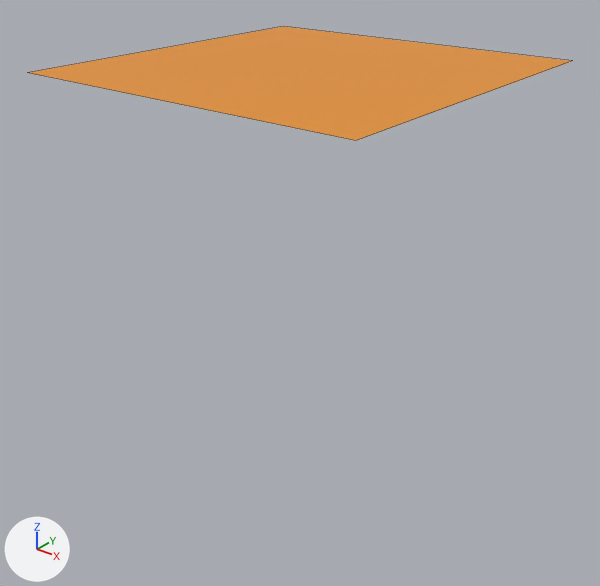
What one commit did to the Blender file scenes/lvl_0/saves/part_1x1_floor.blend.
Both versions are drawn from a 50 mm lens placed at (1.347, -1.721, 0.41), pointed at (0.018, -0.06, -0.62). Arrows for +X, +Y and +Z are at lower left; the lights stay in place. The picture after the commit comes second. Mesh edges are drawn as thin lines.
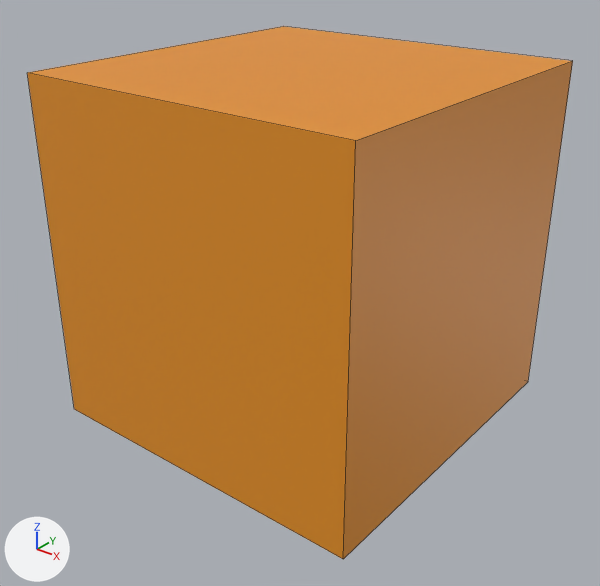
The change, as a diff of the scene's bpy script:
```diff
--- a/scenes/lvl_0/saves/part_1x1_floor.blend.py
+++ b/scenes/lvl_0/saves/part_1x1_floor.blend.py
@@ me_cube @@
 # used by ob_cube; location = (0.0, 0.0, 0.0)
 # verts and faces of me_cube; kept vertices keep their numbers, new ones are numbered from 4
 # before: 0 (0.5, 0.5, 0.0) at pixel (572, 60), 1 (0.5, -0.5, 0.0) at pixel (355, 140), 2 (-0.5, 0.5, 0.0) at pixel (283, 26), 3 (-0.5, -0.5, 0.0) at pixel (27, 72)
-me_cube.from_pydata(...)  # 4 vertices, 1 face; spans x -0.5..0.5, y -0.5..0.5, z 0.0
+me_cube.from_pydata(...)  # 8 vertices, 6 faces; spans x -0.5..0.5, y -0.5..0.5, z -1.0..0.0
+# me_cube part 1
+for new, old in zip([*range(4, 8)], [*range(0, 4)]): verts[new] = verts[old] + (0.0, 0.0, -1.0)
+faces += [(4, 5, 7, 6), (2, 6, 7, 3), (1, 3, 7, 5), (0, 4, 6, 2), (0, 1, 5, 4)]
 me_cube.materials.append(mat_lvl_0_floor)
```

Changed parts and their boxes (x1, y1, x2, y2) in the pictures (600 x 586 px):
'Cube', reshaped (360% taller)
    before: (28, 26, 571, 141)
    after: (27, 26, 573, 559)
part 1 of me_cube, added (orange)
    after: (27, 61, 573, 559)
